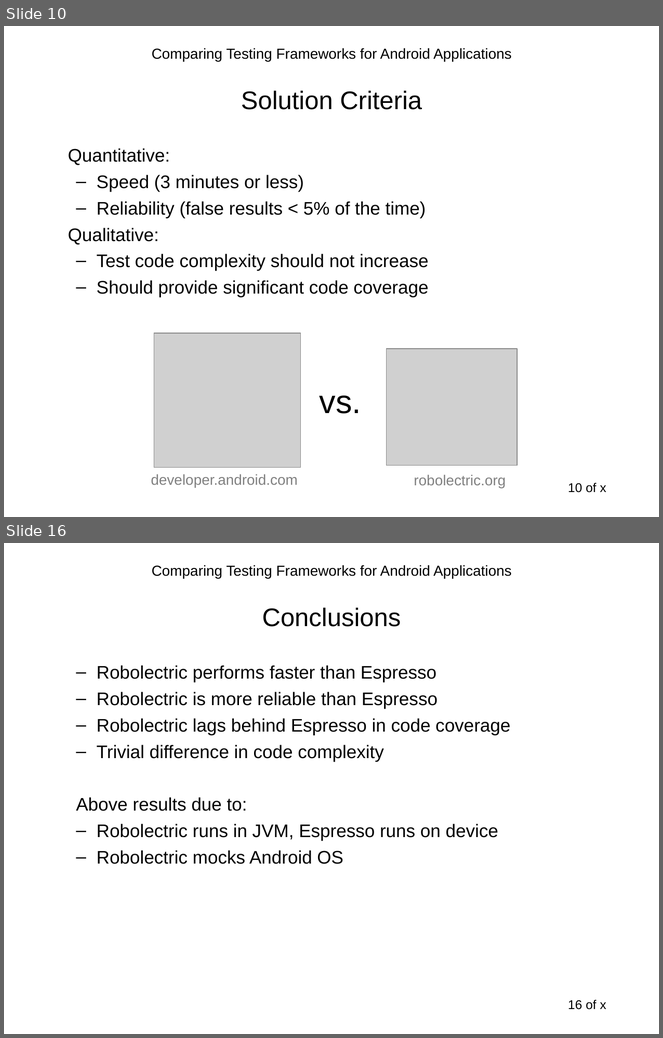
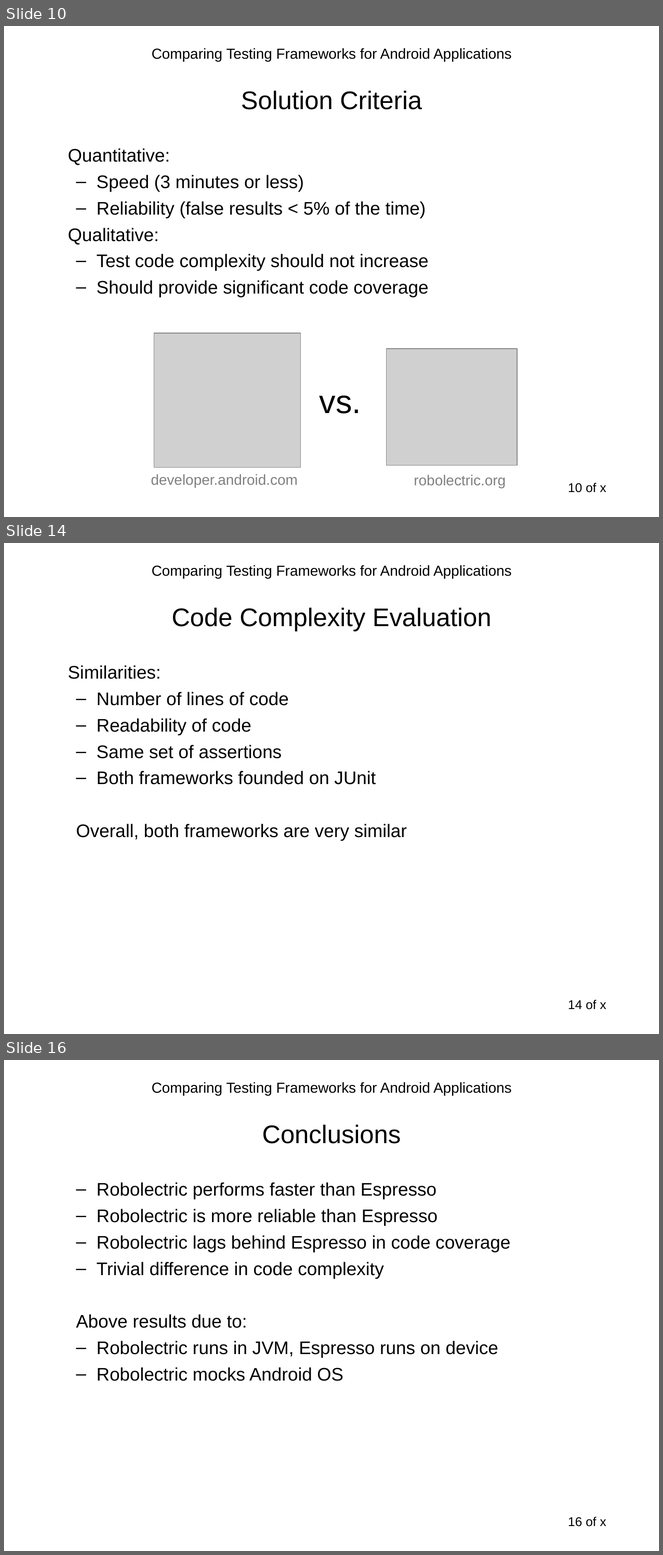
Before and after one commit to sahiljain/tpm, a slide deck: s44jain_tpm.ppt. Shown one above the other, each under a label of ours: slides 10 and 16 before the commit, slides 10, 14 and 16 after it; the slides between them are not shown. The pictures are 663x1038 and 663x1555 pixels, drawn with LibreOffice and Linux fonts; fonts in the diff are those of the drawing; grey boxes stand for pictures. Boxes give left, top, right and bottom in pixels: in the first picture for what was removed or moved away, otherwise in the second. Text is boxed around its words. In the diff, an @@ line names an element or a change of style, - is before the commit and + after.

```diff
--- a/s44jain_tpm.ppt
+++ b/s44jain_tpm.ppt
@@ slide 14 added at [4,543,659,1034], background #FFFFFF; not listed: 2 template elements that a slide beside it also shows @@
@@ title added at [172,607,492,631], 28 pt, text #000000 @@
+Code Complexity Evaluation
@@ text added at [68,665,407,841], 20 pt, text #000000 @@
+Similarities:
+  – Number of lines of code
+  – Readability of code
+  – Same set of assertions
+  – Both frameworks founded on JUnit
+  Overall, both frameworks are very similar
```
Also in this commit, not shown: 1 slide changed, 3 other slides added, 4 slides removed.
